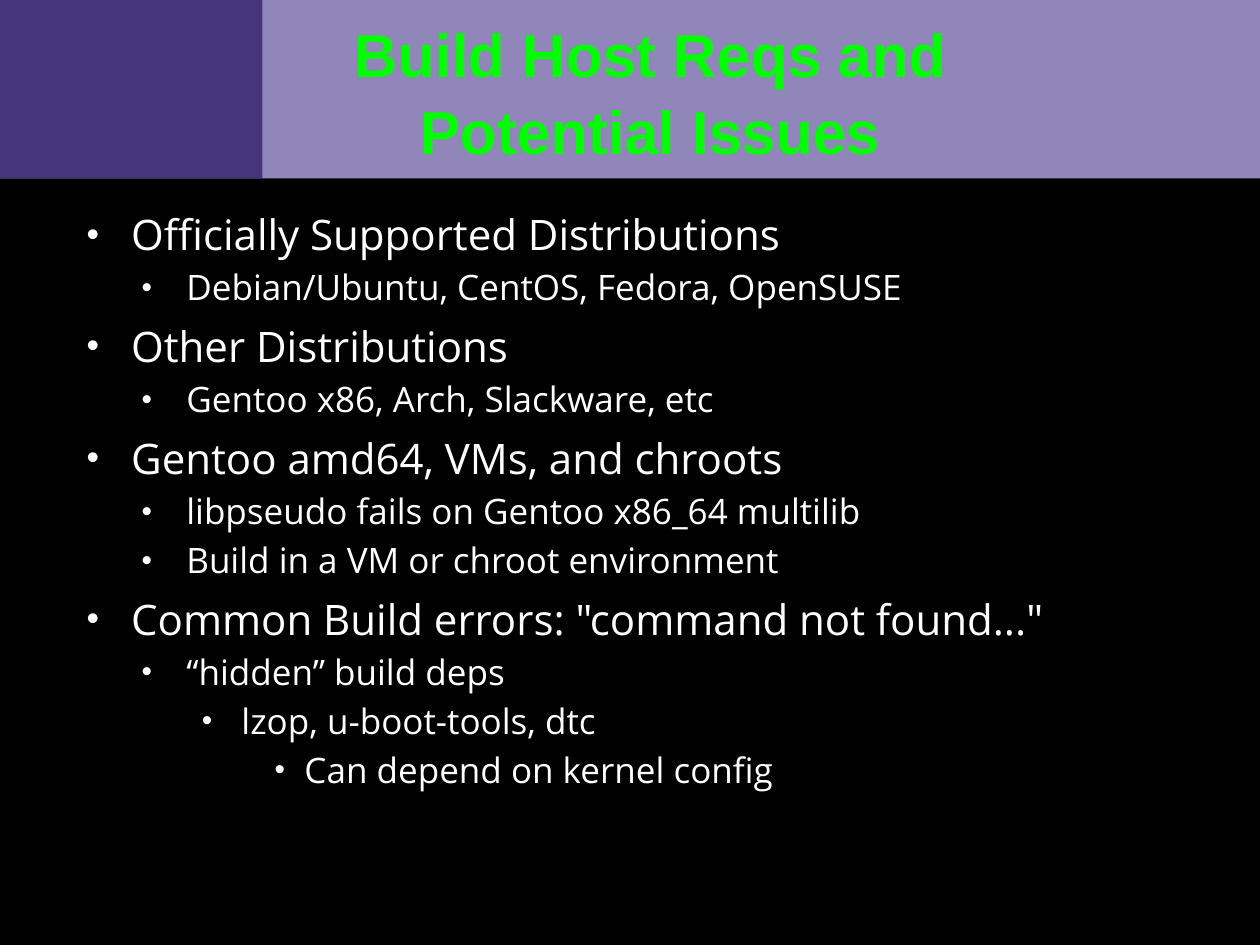
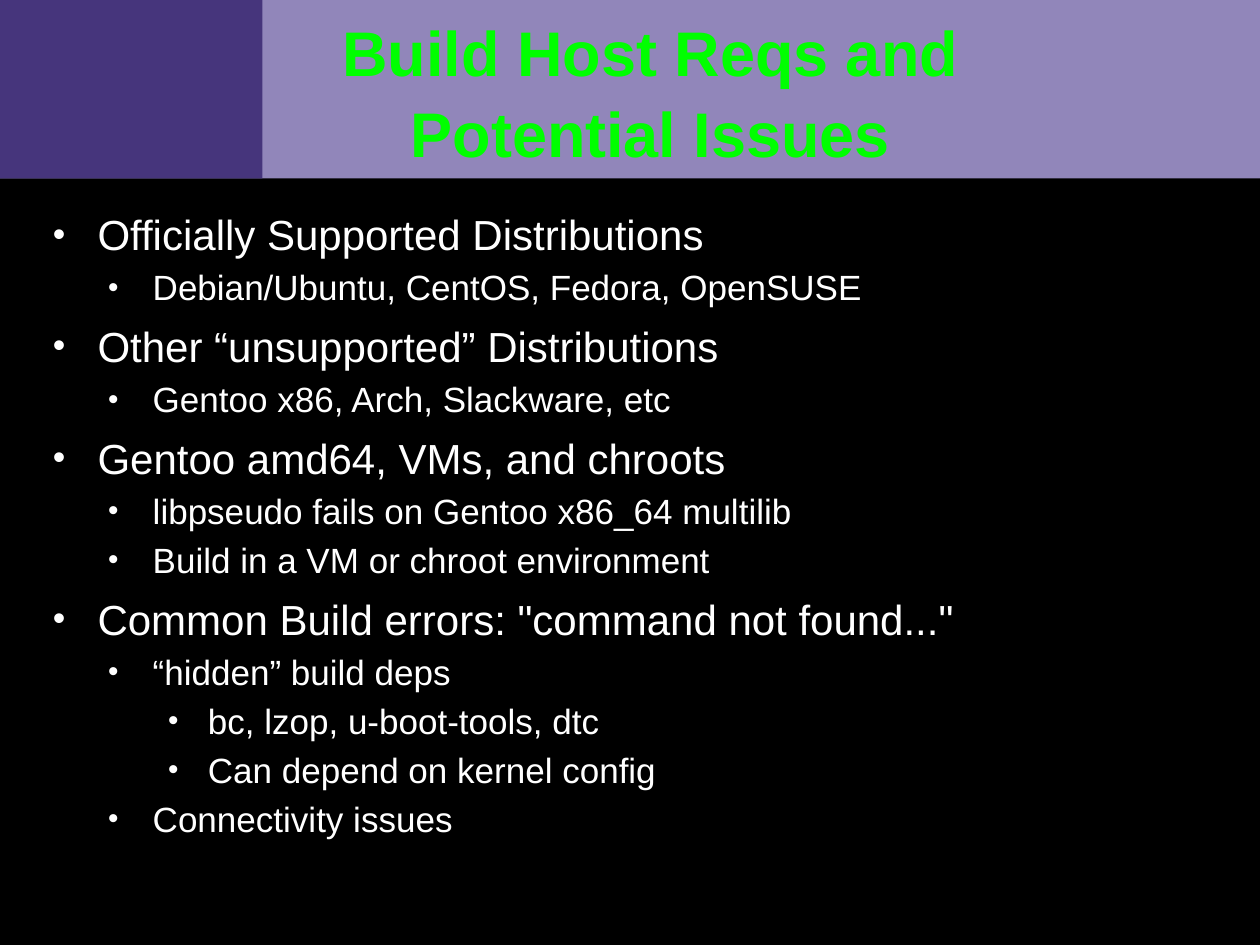
Before and after one commit to VCTLabs/scale13x-presentations, a slide deck: slide 2 of yocto_scale_handout.odp. Drawn at 1260x945 pixels with LibreOffice and Linux fonts; fonts in the diff are those of the drawing; background and template pictures are left out. Boxes give left, top, right and bottom in pixels: in the first picture for what was removed or moved away, otherwise in the second. Text is boxed around its words. In the diff, an @@ line names an element or a change of style, - is before the commit and + after.

```diff
--- a/yocto_scale_handout.odp
+++ b/yocto_scale_handout.odp
@@ title "Build Host Reqs and Potential ..." at (342, 30, 958, 158): size 34.6 to 36 pt @@
@@ text "Officially Supported Distributions": place and size @@
-text "Officially Supported Distributions" at (131, 218, 1043, 792)
+text "Officially Supported Distributions" at (98, 219, 954, 839)
@@ text at (98, 219, 954, 790): font Open Sans to Arial in "Officially Supported Distributions", "Debian/Ubuntu, CentOS, Fedora, OpenSUSE", "Gentoo x86, Arch, Slackware, etc", "Gentoo amd64, VMs, and chroots" and 5 more places; list level 4 to 3 in "Can depend on kernel config" @@
@@ text at (98, 331, 718, 370): text changed; font Open Sans to Arial @@
-• Other Distributions
+• Other “unsupported” Distributions
@@ text at (208, 708, 599, 741): text changed; font Open Sans to Arial @@
-    • lzop, u-boot-tools, dtc
+    • bc, lzop, u-boot-tools, dtc
@@ text at (153, 806, 452, 839): paragraph added @@
+  • Connectivity issues
```
Also in this commit, not shown: 10 other slides changed.
